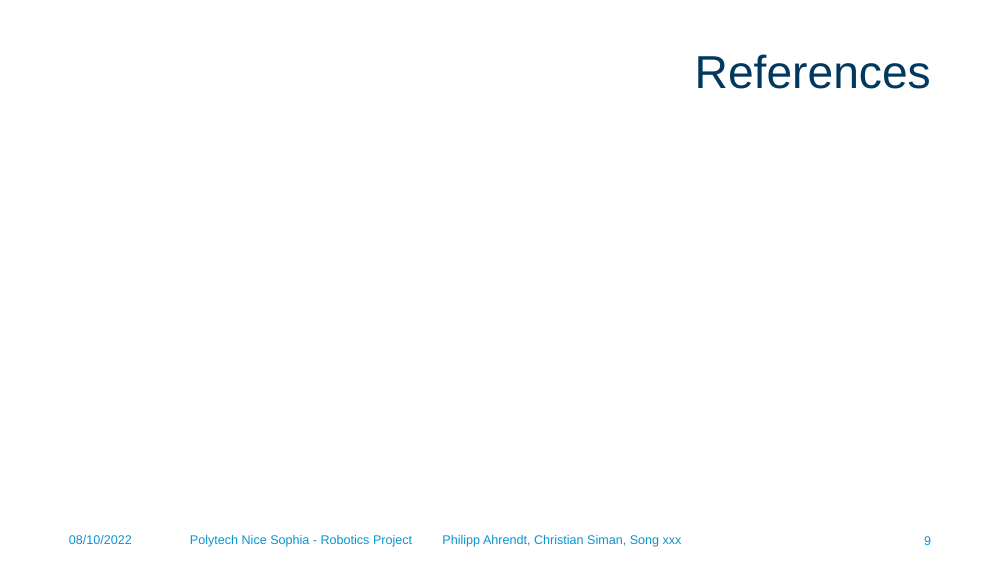
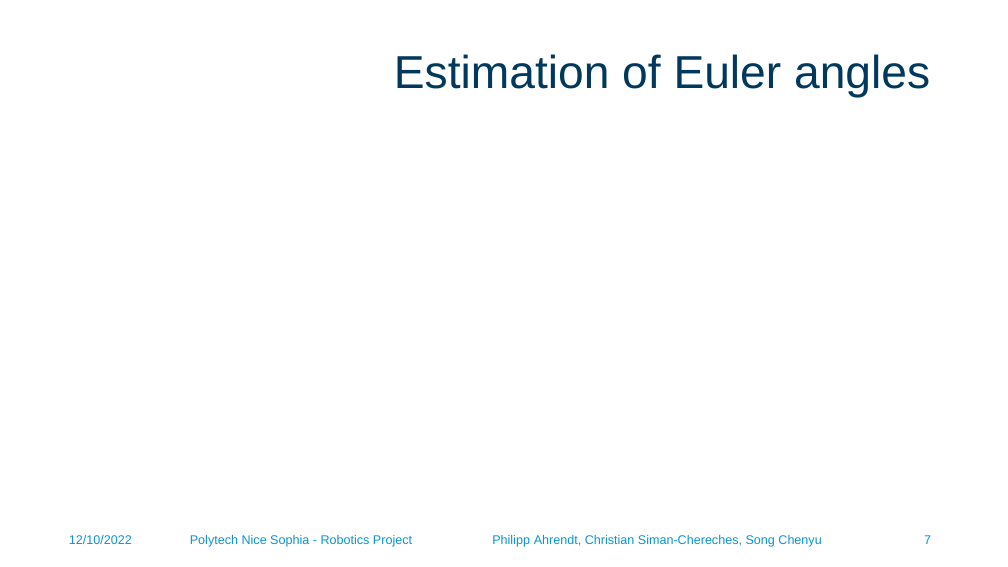
Before and after one commit to phiahr/accel_mouse, a slide deck: slide 7 of Robotics project.pptx (slide 9 before the commit). Drawn at 1008x567 pixels with LibreOffice and Linux fonts; fonts in the diff are those of the drawing; grey boxes stand for pictures; background and template pictures are left out. Boxes give left, top, right and bottom in pixels: in the first picture for what was removed or moved away, otherwise in the second. Text is boxed around its words. In the diff, an @@ line names an element or a change of style, - is before the commit and + after.

```diff
--- a/Robotics project.pptx
+++ b/Robotics project.pptx
@@ title at (394, 54, 930, 98): text changed @@
-References
+Estimation of Euler angles
@@ text at (69, 535, 132, 544): text changed @@
-08/10/2022
+12/10/2022
@@ text at (190, 535, 821, 547): text changed @@
-Polytech Nice Sophia - Robotics Project Philipp Ahrendt, Christian Siman, Song xxx
+Polytech Nice Sophia - Robotics Project Philipp Ahrendt, Christian Siman-Chereches, Song Chenyu
@@ page number removed at (924, 536, 931, 545) @@
-9
@@ page number added at (924, 535, 931, 544), 12 pt, text #0A95D2 @@
+7
```
Also in this commit, not shown: 7 other slides changed, 16 slides added, 2 slides removed, 5 other files.
